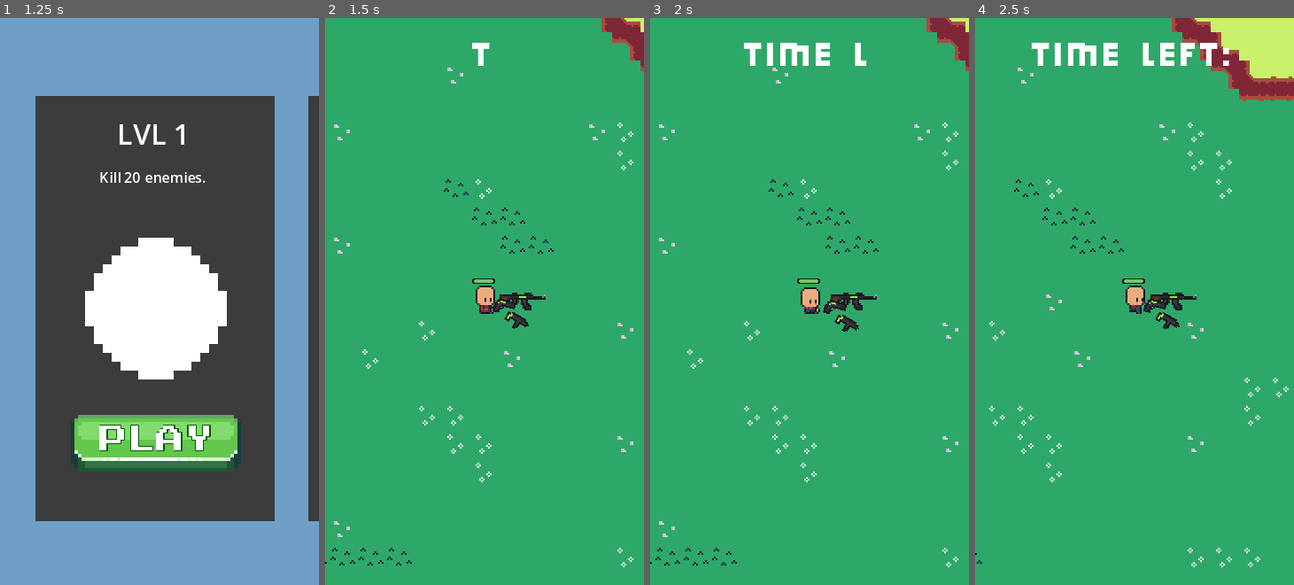
Above: before the commit, frames 1-4 (left to right).
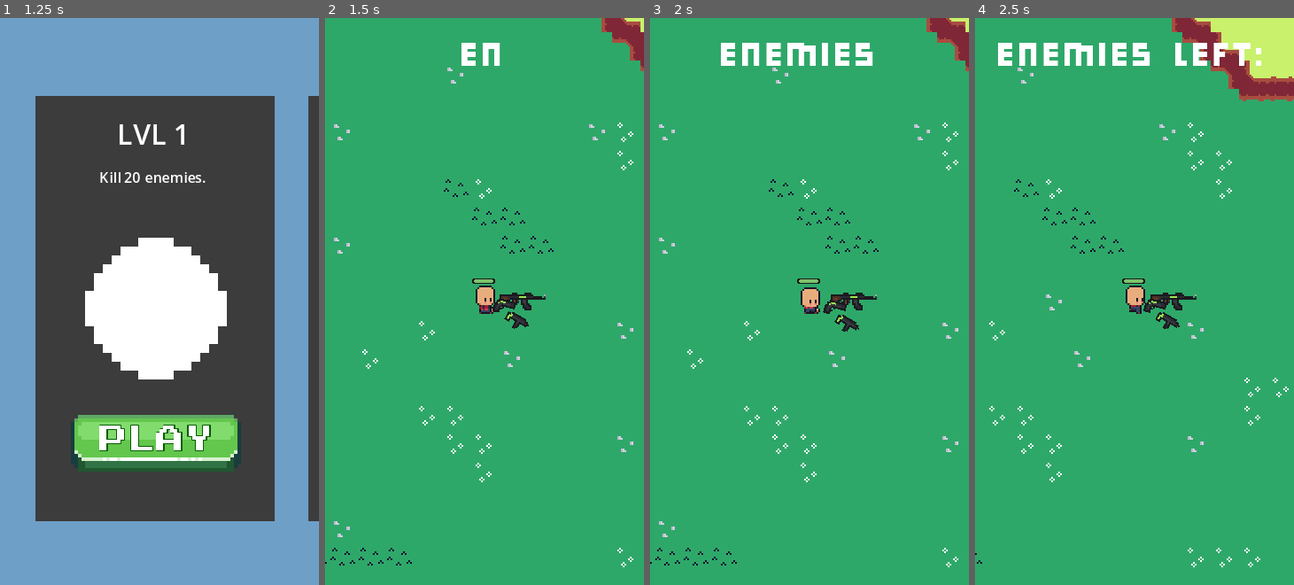
Above: after the commit, the same moments.

Repository: TrojanB/bullet_hell
Game: Godot game, scene res://scenes/menu.tscn
Two runs of this game, one before a commit and one after it. Both use one fixed random seed, a clock stepped at 60 frames per second and the inputs below.
Inputs:
- Up to frame 1 (1.25 s): click "PLAY" at 0.5 s
- Up to frame 2 (1.5 s): click "PLAY" at 1.25 s
- Up to frame 3 (2 s): no input
- Up to frame 4 (2.5 s): hold D (walk_right) from 2.03 s (still down)

Frame 1 is identical in both runs. In frame 2, 0.4% of the frame differs, in the area x 42-55%, y 4-9%; in frame 3, 1.1%; in frame 4, 2.0%, in the area x 7-90%, y 4-9%.

Commit message:
YE SOMETHING

Diff:
--- a/LEVEL_MENAGMENT.gd
+++ b/LEVEL_MENAGMENT.gd
@@ -61,3 +61,9 @@
 
 func _on_player_player_died():
 		pass
+
+func update_killcount():
+	match game_mode:
+		Gm.game_mode.KILL_AMOUNT:
+			goal-=1
+			player.update_ui(goal)
--- a/Player/Level_Goal_Label.gd
+++ b/Player/Level_Goal_Label.gd
@@ -1,6 +1,6 @@
 extends Label
 
-var game_mode : Gm.game_mode = Gm.game_mode.SURVIVE_TIME
+var game_mode : Gm.game_mode = Gm.game_mode.KILL_AMOUNT
 var goal : int = 10
 
 func _ready():
--- a/Player/player.gd
+++ b/Player/player.gd
@@ -7,6 +7,8 @@
 @onready var player_model = $PlayerModel
 @onready var pistol = $Weapons/Pistol
 @onready var health_bar = $HealthBar
+@onready var level_goal = $Level_Goal
+
 
 signal update_healthbar
 signal player_died
@@ -54,3 +56,6 @@
 	$GAME_OVER.visible = true
 	$Camera2D/AnimationPlayer.play("RESET")
 	get_tree().paused = true
+
+func update_ui(killcount : int):
+	level_goal.text = killcount
--- a/Player/player.tscn
+++ b/Player/player.tscn
@@ -187,6 +187,21 @@
 
 [sub_resource type="CircleShape2D" id="CircleShape2D_al2ng"]
 
+[sub_resource type="Animation" id="Animation_2da0b"]
+length = 0.001
+tracks/0/type = "value"
+tracks/0/imported = false
+tracks/0/enabled = true
+tracks/0/path = NodePath("Level_Goal:visible_ratio")
+tracks/0/interp = 1
+tracks/0/loop_wrap = true
+tracks/0/keys = {
+"times": PackedFloat32Array(0),
+"transitions": PackedFloat32Array(1),
+"update": 0,
+"values": [1.0]
+}
+
 [sub_resource type="Animation" id="Animation_qg8dp"]
 resource_name = "typing_effect"
 length = 3.0
@@ -201,21 +216,6 @@
 "transitions": PackedFloat32Array(1, 1, 1, 1),
 "update": 0,
 "values": [0.0, 1.0, 1.0, 0.0]
-}
-
-[sub_resource type="Animation" id="Animation_2da0b"]
-length = 0.001
-tracks/0/type = "value"
-tracks/0/imported = false
-tracks/0/enabled = true
-tracks/0/path = NodePath("Level_Goal:visible_ratio")
-tracks/0/interp = 1
-tracks/0/loop_wrap = true
-tracks/0/keys = {
-"times": PackedFloat32Array(0),
-"transitions": PackedFloat32Array(1),
-"update": 0,
-"values": [1.0]
 }
 
 [sub_resource type="AnimationLibrary" id="AnimationLibrary_yqdcq"]
--- a/enemies/BaseEnemy/enemy.gd
+++ b/enemies/BaseEnemy/enemy.gd
@@ -21,10 +21,13 @@
 var can_move := true
 
 signal took_damage
+signal enemy_died
 
 var one : float = 1
 
 func _ready():
+	connect("enemy_died", Callable(get_parent(), "_on_enemy_died"))
+
 	can_attack_timer.wait_time = attack_delay
 	health_bar.max_health = int(health)
 
@@ -67,6 +70,7 @@
 		collision_layer = 0
 		collision_mask = 0
 		enemy_sprite.play("dying")
+		enemy_died.emit()
 	var knockback_direction = attack.attack_position.direction_to(global_position)
 	var knockback = knockback_direction * attack.knockback_force
 	global_position += knockback
@@ -89,3 +93,9 @@
 		queue_free()
 	if finished_animation == "attack":
 		enemy_sprite.play("walking")
+
+func _on_enemy_died():
+	print("ENEMY DIED")
+	var level = get_parent()
+	if level:
+		level.update_killcount()
--- a/scenes/level_selection.tscn
+++ b/scenes/level_selection.tscn
@@ -52,17 +52,14 @@
 [node name="Level_Slot2" parent="Panel/ScrollContainer/HBoxContainer" instance=ExtResource("1_2j8wu")]
 layout_mode = 2
 mouse_filter = 2
-game_mode = 1
 
 [node name="Level_Slot3" parent="Panel/ScrollContainer/HBoxContainer" instance=ExtResource("1_2j8wu")]
 layout_mode = 2
 mouse_filter = 2
-game_mode = 2
 
 [node name="Level_Slot4" parent="Panel/ScrollContainer/HBoxContainer" instance=ExtResource("1_2j8wu")]
 layout_mode = 2
 mouse_filter = 2
-game_mode = 3
 
 [node name="BLANK_SPACE2" type="Control" parent="Panel/ScrollContainer/HBoxContainer"]
 custom_minimum_size = Vector2(0, 1)
